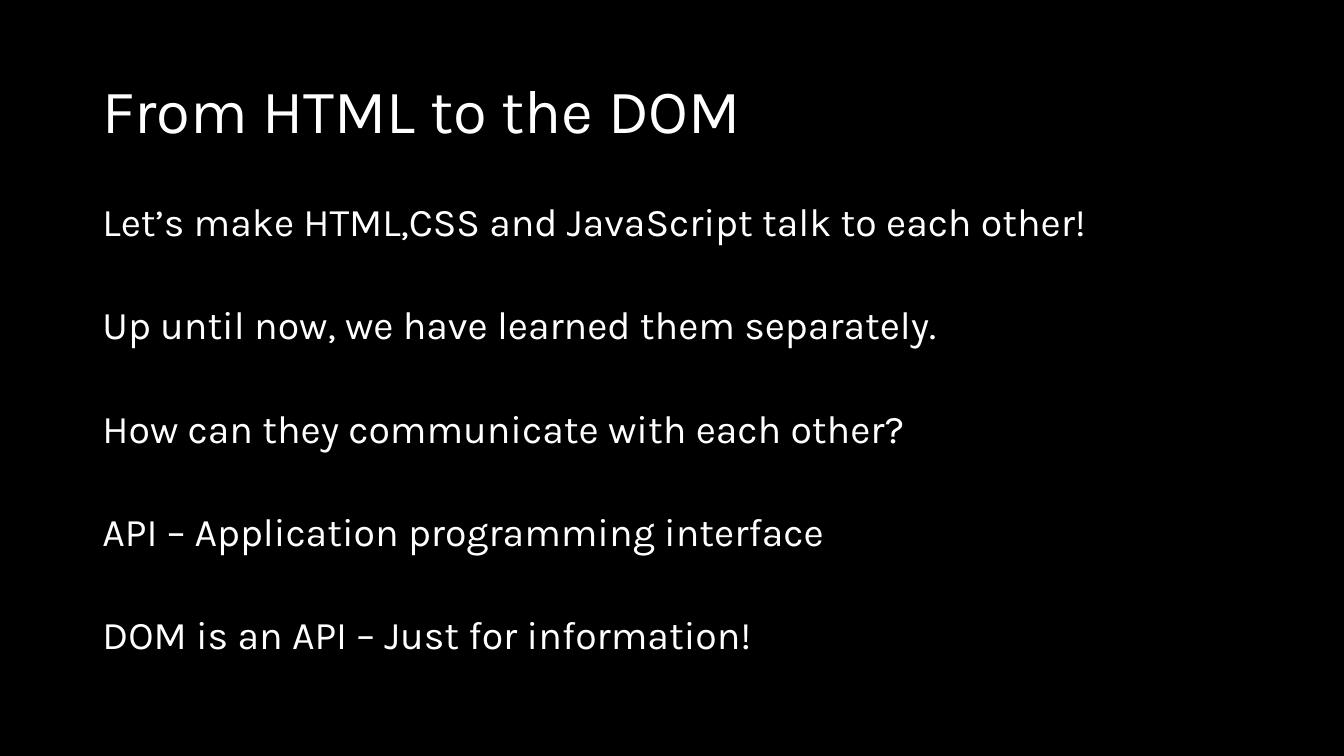
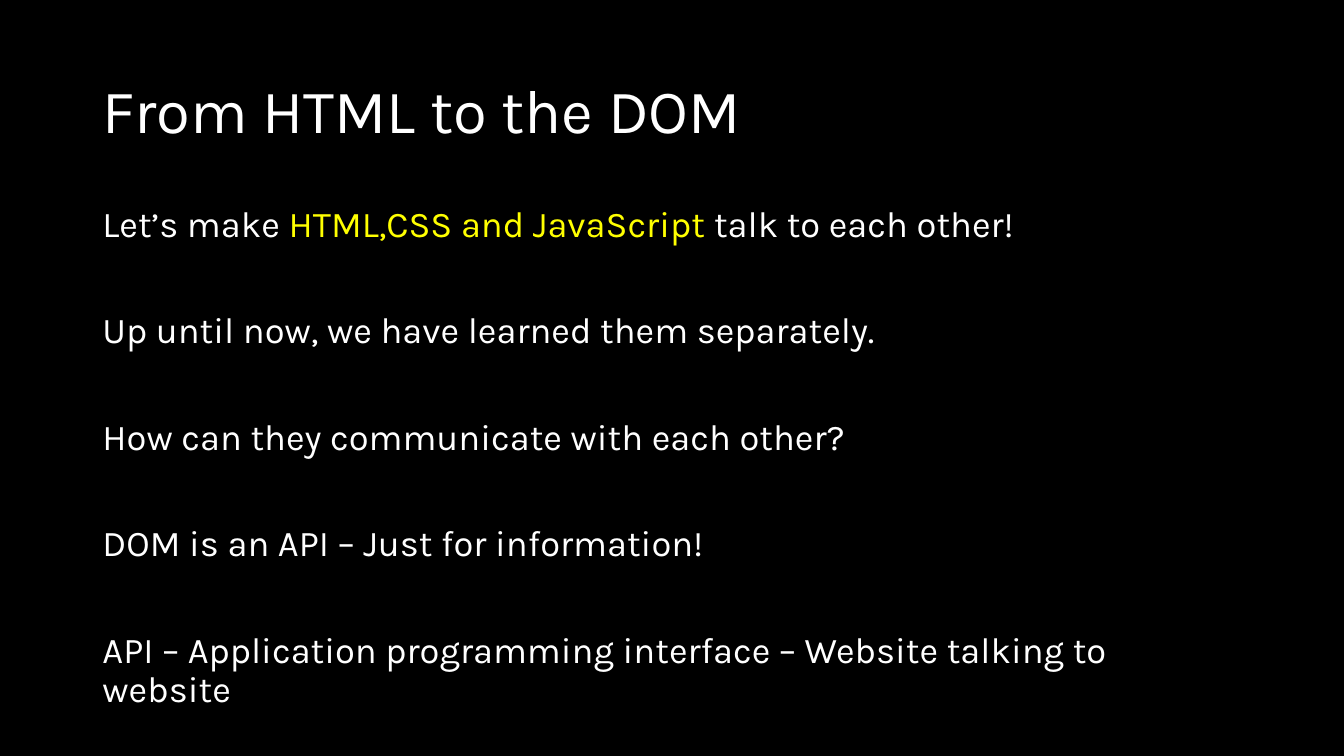
Before and after one commit to natiquekeyin/fall2024, a slide deck: slide 3 of FrontEnd/Week5/Week 5.pptx. Drawn at 1344x756 pixels with LibreOffice and Linux fonts; fonts in the diff are those of the drawing. Boxes give left, top, right and bottom in pixels: in the first picture for what was removed or moved away, otherwise in the second. Text is boxed around its words. In the diff, an @@ line names an element or a change of style, - is before the commit and + after.

```diff
--- a/FrontEnd/Week5/Week 5.pptx
+++ b/FrontEnd/Week5/Week 5.pptx
@@ text at (x1=102, y1=212, x2=1014, y2=557): size 28 to 25.9 pt in "Let’s make HTML,CSS and JavaScript talk to ...", "Up until now, we have learned them ...", "How can they communicate with each other?", "DOM is an API – Just for ..."; text colour #FFFFFF to #FFFF00 in "HTML,CSS and JavaScript"; line spacing 0.8 to 0.9 @@
@@ text at (x1=102, y1=519, x2=824, y2=556): paragraph removed @@
-API – Application programming interface
@@ text at (x1=102, y1=638, x2=1106, y2=703): paragraph added @@
+API – Application programming interface – Website talking to website
```
Also in this commit, not shown: 4 other slides changed, 4 other files.
